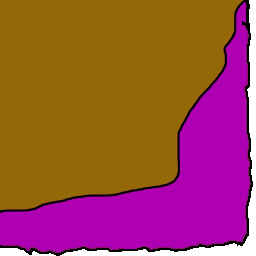
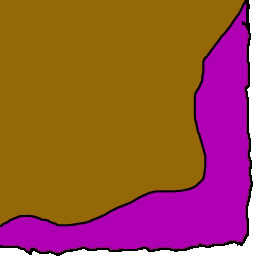
Two versions of the same layered image (256 x 256). Layer-by-layer changes:
renamed "1" to "Layer 1", hid it, painted on it over [0, 0, 246, 227]
painted on "NUL Up" over [0, 0, 246, 227]
